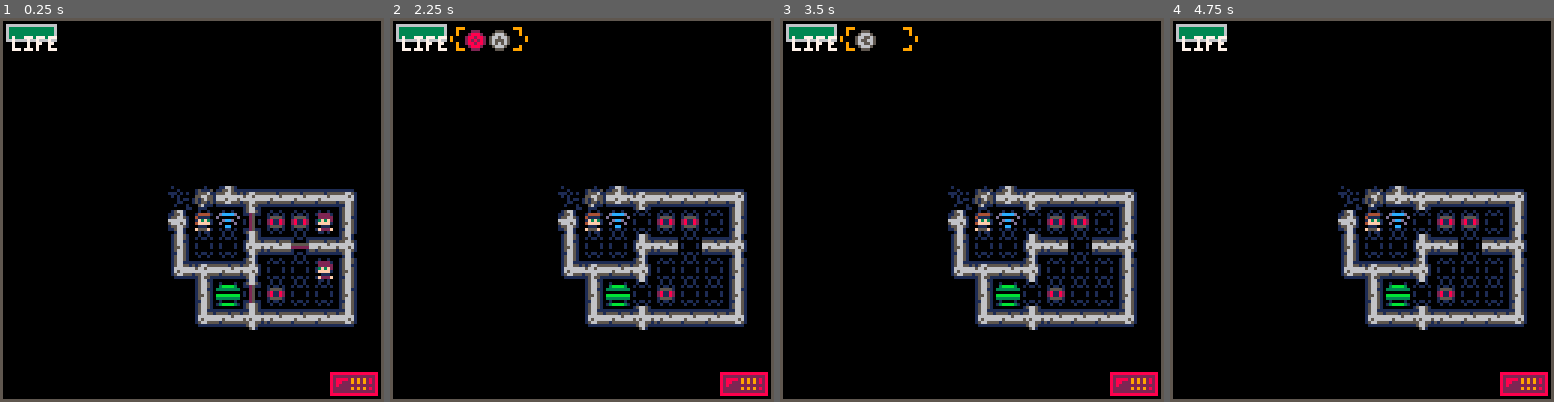
Above: before the commit, frames 1-4 (left to right).
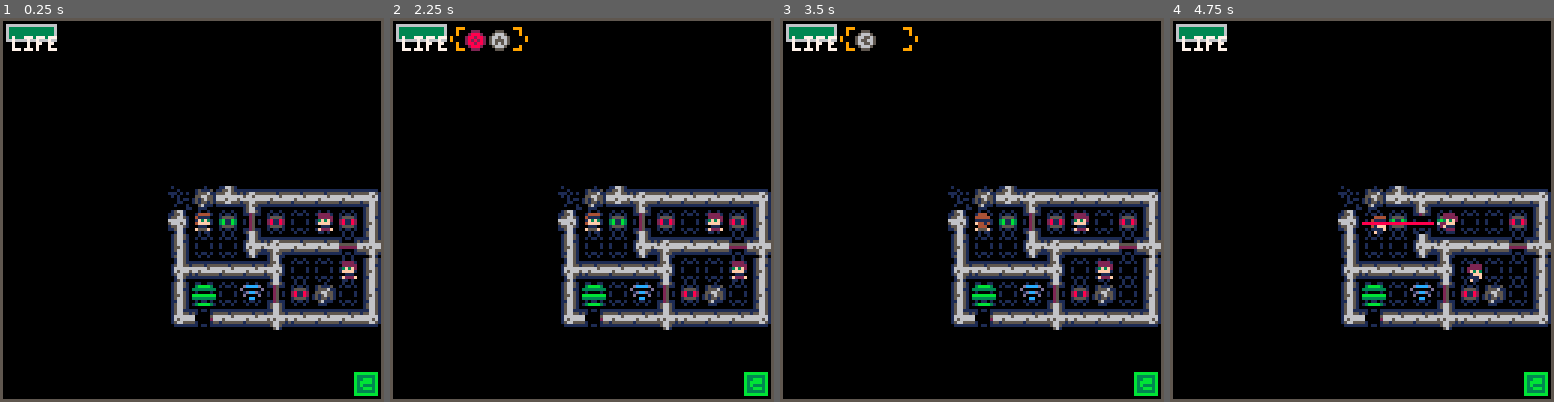
Above: after the commit, the same moments.

Repository: fmd/soldier01
Game: PICO-8 cartridge revelation.p8
The game is run twice, just before and just after one commit, with the same random seed, the same clock (stepped at 60 frames per second) and the same inputs.
Inputs:
- Up to frame 1 (0.25 s): no input
- Up to frame 2 (2.25 s): tap X (X key) at 0.33, 1.07, 1.85 s; tap O (Z key) at 0.7, 1.7, 2.1 s; hold Right 1.6-2.1 s; hold Up from 2.15 s (still down)
- Up to frame 3 (3.5 s): release Up at 2.42 s; hold Right 2.47-3.03 s; tap O (Z key) at 2.5, 2.9, 3.3 s; tap X (X key) at 2.97 s; hold Left from 3.08 s (still down)
- Up to frame 4 (4.75 s): release Left at 3.58 s; hold Down 3.63-3.97 s; tap O (Z key) at 3.7, 4.1, 4.5 s; hold Right 4.02-4.68 s; tap X (X key) at 4.08 s; hold Up from 4.73 s (still down)

The runs differ from the first frame. In frame 1, 8.1% of the frame differs, in the area x 44-100%, y 44-99%; in frame 2, 8.2%; in frame 3, 8.4%; in frame 4, 8.6%.

Commit message:
add throwing, hands, ui, bugs

Diff:
--- a/revelation.p8
+++ b/revelation.p8
@@ -3,9 +3,11 @@
 __lua__
 -- debug values to reset on release
 starting_level = 1
-inventory = { socom = 4,
+inventory = { socom = -1,
               c4 = -1 }
-equipped = "socom"
+inventory_max = { socom = 4,
+                  c4 = 2 }
+equipped = "hands"
 
 -- load the sprites and that
 sprites = { player = {{17,18,19,20,21,22,23}, -- north (last two=roll/shoot)
@@ -27,21 +29,26 @@
                        door = {{67, 129}, {68, 130}},
                        goal = {135},
                        relay = {132}},
-            items   = {c4 = 133}}
+            items   = {c4 = 133} }
+
+-- we use mset to replace the map while it's in play, so,
+-- we store a list of replaced tiles to put back when the level is reset
+mset_restore = {}
 
 -- palette swap commands and movement function strings for enemy variants
 enemy_variants = {enemy1 = {{"clockwise", {5, 5}}, -- variant 1
                             {"line", {5, 2}} }} -- variant 2
 
--- global variables and that
-pos_map = {{0,1,0,-1}, {-1,0,1,0}} -- for converting a direction to a position change
+-- for converting a direction to a position change
+pos_map = {{0,1,0,-1}, {-1,0,1,0}}
 
 -- level data
 levels = {{11,0,15,6}, {0,0,11,10}} -- xstart, ystart, w, h
+level_items = {{"socom"}, {"c4"}}
 level_enemy_variants = {{2,2}, {2,1,1,1,1}}
 
 -- map runthrough replacements (sprite #, pattern, facing dir)
--- note: facing dir for doors and other items is [0/1] rather than [0/1/2/3]
+-- note: facing dir for doors and other items with only 2 dirs is [0/1] rather than [0/1/2/3]
 map_replace = {{67, "door", 0}, -- closed regular door
                {68, "door", 1},
                {1,  "player",  1}, -- player
@@ -51,7 +58,20 @@
                {192,  "enemy1", 1}, -- enemy1
                {208,  "enemy1", 0},
                {224,  "enemy1", 2},
-               {240,  "enemy1", 3}}
+               {240,  "enemy1", 3},
+               {131, "scanner", false}, -- sprite #, pattern, player_allowed (scanner)
+               {134, "scanner", true},  -- sprite #, pattern, player_allowed (scanner)
+               {132, "relay"}, -- relays have no extra attribs yet
+               {135, "goal"},  -- goals have no extra attribs yet
+               {133, "item"}} -- the item type is taken from the level_items variable
+
+function restore_map()
+  for m in all(mset_restore) do
+    mset(m.x + levels[level][1], m.y + levels[level][2], m.t)
+  end
+
+  mset_restore = {}
+end
 
 function reset_level()
   turn = 0
@@ -67,12 +87,12 @@
 function init_level_from_map(lv)
   actor_count = 0
   enemy_count = 0
+  item_count = 0
 
   if (inventory["socom"] > -1) inventory["socom"] = 4
   if (inventory["c4"] > -1) inventory["c4"] = 2
 
   actors = {}
-
   scanners = {}
   relays = {}
   doors = {}
@@ -85,15 +105,34 @@
       for m in all(map_replace) do
         if (lmapget(x,y) == m[1]) then
           mset(x + levels[lv][1], y + levels[lv][2], 128) -- 128 is empty tile
+          add(mset_restore, {x = x, y = y, t = m[1]})
           if (m[2] == "door") add_door(m, x, y)
           if (m[2] == "enemy1") add_enemy1(m, x, y)
           if (m[2] == "player") add_player(m, x, y)
+          if (m[2] == "scanner") add_scanner(m, x, y)
+          if (m[2] == "relay") add_relay(m, x, y)
+          if (m[2] == "goal") add_goal(m, x, y)
         end
       end
     end
   end
-
-  -- add_player(map_replace[3], 1, 2)
+end
+
+function add_item(m, x, y)
+  item_count += 1
+  add(items, {pattern = level_items[level][item_count], pos = {x = x, y = y}})
+end
+
+function add_goal(m, x, y)
+  add(goals, {pattern = "goal", pos = {x = x, y = y}})
+end
+
+function add_relay(m, x, y)
+  add(relays, {pattern = "relay", pos = {x = x, y = y}})
+end
+
+function add_scanner(m, x, y)
+  add(scanners, {pattern = "scanner", pos = {x = x, y = y}, player_allowed = m[3]})
 end
 
 function add_door(m, x, y)
@@ -114,59 +153,14 @@
   player = a
 end
 
--- function init_actors()
---   actors = {}
---   scanners = {}
---   relays = {}
---   doors = {}
---   goals = {}
---   items = {}
---   if (level == 1) then
---     actors = {{id = 1, pattern = "player", facing = 1, pos = {x = 1, y = 2}, life = 3, max_life = 3, death_frames = 0, hurt_frames = 0, attack_frames = 0, blood_prints = 0, stunned_turns = 0, act = {a = 0x00, d = -1}},
---               {id = 2, pattern = "enemy1", facing = 1, variant = 2, pos = {x = 5, y = 1}, life = 1, death_frames = 0, hurt_frames = 0, attack_frames = 0, blood_prints = 0, stunned_turns = 0, act = {a = 0x00, d = -1}},
---               {id = 3, pattern = "enemy1", facing = 0, variant = 2, pos = {x = 4, y = 3}, life = 1, death_frames = 0, hurt_frames = 0, attack_frames = 0, blood_prints = 0, stunned_turns = 0, act = {a = 0x00, d = -1}}}
---     relays = {{pattern = "relay", pos = {x = 2, y = 1}}}
---     scanners = {{pattern = "scanner", pos = {x = 4, y = 1}, player_allowed = false}}
---     doors = {{pattern = "door", facing = 1, open = 0, open_turns = 0, pos = {x = 3,y = 1}}}
---     goals = {{pattern = "goal", pos = {x = 2, y = 4}}}
---   end
---
---   if (level == 2) then
---     actors = {{id = 1, pattern = "player", facing = 1, variant = 1, pos = {x = 1, y = 1}, life = 3, max_life = 3, death_frames = 0, hurt_frames = 0, attack_frames = 0, blood_prints = 0, stunned_turns = 0, act = {a = 0x00, d = -1}},
---               {id = 2, pattern = "enemy1", facing = 1, variant = 1, pos = {x = 5, y = 1}, life = 1, death_frames = 0, hurt_frames = 0, attack_frames = 0, blood_prints = 0, stunned_turns = 0, act = {a = 0x00, d = -1}},
---               {id = 3, pattern = "enemy1", facing = 2, variant = 1, pos = {x = 9, y = 1}, life = 1, death_frames = 0, hurt_frames = 0, attack_frames = 0, blood_prints = 0, stunned_turns = 0, act = {a = 0x00, d = -1}},
---               {id = 4, pattern = "enemy1", facing = 3, variant = 1, pos = {x = 9, y = 5}, life = 1, death_frames = 0, hurt_frames = 0, attack_frames = 0, blood_prints = 0, stunned_turns = 0, act = {a = 0x00, d = -1}},
---               {id = 5, pattern = "enemy1", facing = 0, variant = 1, pos = {x = 5, y = 5}, life = 1, death_frames = 0, hurt_frames = 0, attack_frames = 0, blood_prints = 0, stunned_turns = 0, act = {a = 0x00, d = -1}},
---               {id = 6, pattern = "enemy1", facing = 0, variant = 2, pos = {x = 3, y = 7}, life = 1, death_frames = 0, hurt_frames = 0, attack_frames = 0, blood_prints = 0, stunned_turns = 0, act = {a = 0x00, d = -1}}}
---
---     scanners = {{pattern = "scanner", pos = {x = 1, y = 3}, player_allowed = false},
---                {pattern = "scanner", pos = {x = 5, y = 3}, player_allowed = false},
---                {pattern = "scanner", pos = {x = 3, y = 6}, player_allowed = false},
---                {pattern = "scanner", pos = {x = 7, y = 6}, player_allowed = false},
---                {pattern = "scanner", pos = {x = 1, y = 7}, player_allowed = true}}
---
---     doors =    {{pattern = "door", pos = {x = 1, y = 4}, facing = 2, open = 0, open_turns = 0},
---                {pattern = "door", pos = {x = 4, y = 3}, facing = 1, open = 0, open_turns = 0},
---                {pattern = "door", pos = {x = 4, y = 6}, facing = 1, open = 0, open_turns = 0},
---                {pattern = "door", pos = {x = 7, y = 7}, facing = 2, open = 0, open_turns = 0},
---                {pattern = "door", pos = {x = 2, y = 7}, facing = 1, open = 0, open_turns = 0}}
---
---     items = {{pattern = "c4", pos = {x = 1, y = 5}}}
---     relays = {{pattern = "relay", pos = {x = 1, y = 2}}}
---     goals = {{pattern = "goal", pos = {x = 7, y = 8}}}
---   end
---
---   prints = {}
---
---   player = actors[1]
--- end
-
 function _init()
   load_level(starting_level)
 end
 
 function load_level(lv)
+  restore_map()
   level = lv
+
   reset_level()
   init_level_from_map(lv)
 
@@ -237,7 +231,7 @@
   if (movement_type == "line") then
     if (apos.x == actor.pos.x and apos.y == actor.pos.y) do
       actor.facing += 2
-      if (actor.facing > 3) actor.facing = 4 - actor.facing
+      if (actor.facing > 3) actor.facing = abs(4 - actor.facing)
       actor.act.d = actor.facing
     end
   end
@@ -258,7 +252,7 @@
     if (ha and ha.id != actor.id) actor.stunned_turns = 1; return
   end
 
-  -- if we find blood prints, follow. else, go clockwise.
+  -- if we find blood prints, follow. else, follow variant movement pattern
   actor.act.d = actor.facing
   printed = print_on_tile(actor)
   if (printed) then
@@ -317,6 +311,8 @@
 function end_actors_turns()
   -- todo: different acts have different patterns
   -- perform all moves first so shots line up
+  -- todo: player should attempt throw first thing.  `or (actor.id == player.id and equipped == "hands" and actor.act.a == )`
+
   for actor in all(actors) do
     if (actor.act.a == 0x00) perform_act(actor)
   end
@@ -340,8 +336,11 @@
 
   act_dir = to_pos(actor.act.d)
   test_point = {x = actor.pos.x + act_dir.x, y = actor.pos.y + act_dir.y}
-  if (actor.act.a != 0x00 or is_wall(test_point)) return actor_point
-
+  if (is_wall(test_point)) return actor_point
+
+  -- todo: other future moves may do not move the player. consider refactoring all actions.
+  if (actor.id == player.id and actor.act.a == 0x01 and equipped != "hands") return actor_point
+  if (actor.id != player.id and actor.act.a != 0x00) return actor_point
   return test_point
 end
 
@@ -466,24 +465,42 @@
   return false
 end
 
-function attempt_melee(actor)
+function attempt_melee(actor, throw)
   attack_point = act_pos(actor)
   h = has_actor(attack_point, "player")
   w = will_have_actor(attack_point, "player")
   if (h) then
     moving_out_point = act_pos(h)
-    if (moving_out_point.x == attack_point.x and moving_out_point.y == attack_point.y) stun_actor(h)
-    return
-  end
+    if (moving_out_point.x == attack_point.x and moving_out_point.y == attack_point.y) then
+      if (not throw) then
+        stun_actor(h, 3)
+      else
+        stun_actor(h, 6)
+      end
+
+      return h
+    end
+
+    return nil
+  end
+
   if (w) then
-    stun_actor(w)
-  end
+    if (not throw) then
+      stun_actor(w, 3)
+    else
+      stun_actor(w, 6)
+    end
+
+    return w
+  end
+
+  return nil
 end
 
 function attempt_move(actor)
   attempt_blood_prints(actor)
   -- todo: characters other than player can melee
-  if (actor.pattern == "player") attempt_melee(actor)
+  if (actor.pattern == "player") attempt_melee(actor, false)
   actor.pos = act_pos(actor)
 end
 
@@ -504,8 +521,8 @@
   return collected
 end
 
-function stun_actor(actor)
-  actor.stunned_turns = 3
+function stun_actor(actor, turns)
+  actor.stunned_turns = turns
 end
 
 function hurt_actor(actor)
@@ -518,12 +535,34 @@
   end
 end
 
-function attempt_shot(actor)
-  if (actor == player) then
+function attempt_action(player)
+  if (equipped == "socom") then
     if (inventory["socom"] <= 0) return
     inventory["socom"] -= 1
-  end
-
+    attempt_shot(player)
+    return
+  end
+
+  if (equipped == "c4") then
+    if (inventory["c4"] <= 0) return
+    inventory["c4"] -= 1
+
+    attempt_c4(player)
+    return
+  end
+
+  a = attempt_melee(player, true)
+  tx = player.pos.x
+  ty = player.pos.y
+  player.pos = act_pos(player)
+  if (a) a.pos = { x = tx, y = ty }
+end
+
+function attempt_c4(actor)
+
+end
+
+function attempt_shot(actor)
   for i, tile in pairs(collect_tile_line(actor)) do
     for j, a in pairs(actors) do
       if (actor != a and a.pos.x == tile.x and a.pos.y == tile.y) hurt_actor(a)
@@ -536,7 +575,11 @@
     attempt_move(actor)
   else
     if (actor.act.a == 0x01) then
-      attempt_shot(actor)
+      if (actor.id == player.id) then
+        attempt_action(actor)
+      else
+        attempt_shot(actor)
+      end
     end
   end
 end
@@ -545,8 +588,7 @@
   for g in all(goals) do
     for a in all(actors) do
       if (a.pos.x == g.pos.x and a.pos.y == g.pos.y and a.life > 0 and a.pattern == "player") then
-        level += 1
-        load_level(level)
+        load_level(level + 1)
         return true
       end
     end
@@ -590,6 +632,7 @@
   end_actors_turns()
   tick_closing_doors()
   open_doors_near(active_scanners())
+  pick_up_items()
   check_goals()
 
   player_action = {a = 0x00, d = -1}
@@ -617,6 +660,15 @@
   update_idle()
 end
 
+function pick_up_items()
+  for i in all(items) do
+    if (player.pos.x == i.pos.x and player.pos.y == i.pos.y) then
+      inventory[i.pattern] = inventory_max[i.pattern]
+      equipped = i.pattern
+    end
+  end
+end
+
 function pos_equal(pos1, pos2)
  return (pos1.x == pos2.x and pos1.y == pos2.y)
 end
@@ -649,7 +701,7 @@
   end
 
   if (turn_start != nil) then
-    if (actor.act.a != 0x00) return sprites[actor.pattern][actor.facing+1][7]
+    if (actor.act.a != 0x00 and (actor.id != player.id or equipped == "socom")) return sprites[actor.pattern][actor.facing+1][7]
     if (actor.act.d > -1) return sprites[actor.pattern][actor.facing+1][frame+1]
   end
 
@@ -741,6 +793,15 @@
   end
 end
 
+function draw_c4()
+  spr(157, 110, 118)
+  spr(158, 118, 118)
+end
+
+function draw_hands()
+  spr(139, 118, 118)
+end
+
 function draw_socom_bullet(x,y,c)
   pset(x,y,c)
   pset(x,y+1,c)
@@ -775,6 +836,8 @@
 
   -- draw item use. todo -- make it real and actually work
   if (equipped == "socom") draw_socom()
+  if (equipped == "hands") draw_hands()
+  if (equipped == "c4") draw_c4()
 
   -- nice little window border
   rect(0,0,127,127,5)
@@ -792,7 +855,6 @@
   draw_lasers()
   camera(0, 0)
   draw_ui()
-  -- print(turn .. "t" .. frame .. "f" .. player_action.d .. "d " .. player_action.a .. "a", 0, 5, 11)
 end
 __gfx__
 00000000000000000000000000000000000000000000000000000000000000000000010080000000080000000000000000000000000000000000000000000000
@@ -859,14 +921,14 @@
 01566510015661101115555515566510555551110000000000000000000000000000000000000000000000000000000000000000000000000000000000000000
 01166510011551100111111111566100111111100000000000000000000000000000000000000000000000000000000000000000000000000000000000000000
 01566510001111000000000000166100000000000000000000000000000000000000000000000000000000000000000000000000000000000000000000000000
-00100100015665100000000000100100001001000000000000100100010000100010010000000000000000000000000000000000666666666666666600000000
-010110100112511011011011010110100dccccd0000000000101101003bbbb300116515000000000000000000000000000000000611000111000111600000000
-00000000000000005100001501555510d000000d000000000155551033333333016115100000000000000000000000000000000061b308218208211600000000
-0100001001000010600000560281182000dccd000055850003b11b30000000000058810000000000000000000000000000000000601110001110001600000000
-010000100100001060000026028118200d0000d00000000003b11b30bbbbbbbb0018850000000000000000000000000000000000608218208218200600000000
-00000000000000005100001501555510000cc0000055b50001555510333333330151161000000000000000000000000000000000600011100011100600000000
-0101101001000010110110110101101001011010005555000101101001000010051561100000000000000000000000000000000061b9c8110001110600000000
-0010010001000010000000000010010000100100000000000010010013bbbb310010010000000000000000000000000000000000666666666666666600000000
+0010010001566510000000000010010000100100000000000010010001000010001001000000000000000000bbbbbbbb00000000666666666666666600000000
+010110100112511011011011010110100dccccd0000000000101101003bbbb30011651500000000000000000b333333b00000000611000111000111600000000
+00000000000000005100001501555510d000000d000000000155551033333333016115100000000000000000b33bbb3b0000000061b308218208211600000000
+0100001001000010600000560281182000dccd000055850003b11b3000000000005881000000000000000000b3bbbb3b00000000601110001110001600000000
+010000100100001060000026028118200d0000d00000000003b11b30bbbbbbbb001885000000000000000000b3b3333b00000000608218208218200600000000
+00000000000000005100001501555510000cc0000055b5000155551033333333015116100000000000000000b33bbb3b00000000600011100011100600000000
+0101101001000010110110110101101001011010005555000101101001000010051561100000000000000000b333333b0000000061b9c8110001110600000000
+0010010001000010000000000010010000100100000000000010010013bbbb31001001000000000000000000bbbbbbbb00000000666666666666666600000000
 00000000000000000000000000000000000000000000000000100100000000000000000000000000000000008888888888888888bbbbbbbbbbbbbbbb00000000
 00000000000000000000000000000000000000000000000000000000000000000000000000000000000000008222222222222228b33333333333333b00000000
 00000000000000000000000000000000000000000000000000000000000000000000000000000000000000008288882929292828b3bbbb333993883b00000000
@@ -924,25 +986,25 @@
 00f555f000f111000005510000005550000000000000000000000000000000000000000000000000000000000000000000000000000000000000000000000000
 0001010000011f000010000000001010000000000000000000000000000000000000000000000000000000000000000000000000000000000000000000000000
 __map__
-4061424640616161616142645452416161614200000000ff0000000000000000000000000000000000000000000000000000000000000000000000000000000000000000000000000000000000000000000000000000000000000000000000000000000000000000000000000000000000000000000000000000000000000000
-5021636173808080808050730184438383f0500000000000ff00000000000000000000000000000000000000000000000000000000000000000000000000000000000000000000000000000000000000000000000000000000000000000000000000000000000000000000000000000000000000000000000000000000000000
-508081805080535353805050808063614461730000000000ff00000000000000000000000000000000000000000000000000000000000000000000000000000000000000000000000000000000000000000000000000000000000000000000000000000000000000000000000000000000000000000000000000000000000000
-5080508081808080538050604161738080f0500000000000ffff000000000000000000000000000000000000000000000000000000000000000000000000000000000000000000000000000000000000000000000000000000000000000000000000000000000000000000000000000000000000000000000000000000000000
-6382738050805380538050895087438380805000000000000000000000000000000000000000000000000000000000000000000000000000000000000000000000000000000000000000000000000000000000000000000000000000000000000000000000000000000000000000000000000000000000000000000000000000
-5080508050808080808050466061516161616200000000000000000000000000000000000000000000000000000000000000000000000000000000000000000000000000000000000000000000000000000000000000000000000000000000000000000000000000000000000000000000000000000000000000000000000000
-5080508081807080406162898989890000000000000000000000000000000000000000000000000000000000000000000000000000000000000000000000000000000000000000000000000000000000000000000000000000000000000000000000000000000000000000000000000000000000000000000000000000000000
-5080818063455182738989898989890000000000000000000000000000000000000000000000000000000000000000000000000000000000000000000000000000000000000000000000000000000000000000000000000000000000000000000000000000000000000000000000000000000000000000000000000000000000
-606152617380508050ffbfbf0000000000000000000000000000000000000000000000000000000000000000000000000000000000000000000000000000000000000000000000000000000000000000000000000000000000000000000000000000000000000000000000000000000000000000000000000000000000000000
-00000000606152616200bfbf0000000000000000000000000000000000000000000000000000000000000000000000000000000000000000000000000000000000000000000000000000000000000000000000000000000000000000000000000000000000000000000000000000000000000000000000000000000000000000
-4061616161614161616161420000000000000000000000000000000000000000000000000000000000000000000000000000000000000000000000000000000000000000000000000000000000000000000000000000000000000000000000000000000000000000000000000000000000000000000000000000000000000000
-5080535380808080535380500000000000000000000000000000000000000000000000000000000000000000000000000000000000000000000000000000000000000000000000000000000000000000000000000000000000000000000000000000000000000000000000000000000000000000000000000000000000000000
-5080808080535380535380500000000000000000000000000000000000000000000000000000000000000000000000000000000000000000000000000000000000000000000000000000000000000000000000000000000000000000000000000000000000000000000000000000000000000000000000000000000000000000
-6380535380535380808080500000000000000000000000000000000000000000000000000000000000000000000000000000000000000000000000000000000000000000000000000000000000000000000000000000000000000000000000000000000000000000000000000000000000000000000000000000000000000000
-5080535380535380808080500000000000000000000000000000000000000000000000000000000000000000000000000000000000000000000000000000000000000000000000000000000000000000000000000000000000000000000000000000000000000000000000000000000000000000000000000000000000000000
-5080808080808080535380500000000000000000000000000000000000000000000000000000000000000000000000000000000000000000000000000000000000000000000000000000000000000000000000000000000000000000000000000000000000000000000000000000000000000000000000000000000000000000
-6061616161615261616161620000000000000000000000000000000000000000000000000000000000000000000000000000000000000000000000000000000000000000000000000000000000000000000000000000000000000000000000000000000000000000000000000000000000000000000000000000000000000000
-…(5 lines of a section not shown)…
+4082424640616161616142645452416161616142000000ff0000000000000000000000000000000000000000000000000000000000000000000000000000000000000000000000000000000000000000000000000000000000000000000000000000000000000000000000000000000000000000000000000000000000000000
+5021636173c0808080e050730186438380f0835000000000ff00000000000000000000000000000000000000000000000000000000000000000000000000000000000000000000000000000000000000000000000000000000000000000000000000000000000000000000000000000000000000000000000000000000000000
+508643805080535353805050808063416161445100000000ff00000000000000000000000000000000000000000000000000000000000000000000000000000000000000000000000000000000000000000000000000000000000000000000000000000000000000000000000000000000000000000000000000000000000000
+508350804383808053805063616161738080f05000000000ffff000000000000000000000000000000000000000000000000000000000000000000000000000000000000000000000000000000000000000000000000000000000000000000000000000000000000000000000000000000000000000000000000000000000000
+6344738050805380538050508780844383548550000000000000000000000000000000000000000000000000000000000000000000000000000000000000000000000000000000000000000000000000000000000000000000000000000000000000000000000000000000000000000000000000000000000000000000000000
+5085508050d0808080f050608261615161616162000000000000000000000000000000000000000000000000000000000000000000000000000000000000000000000000000000000000000000000000000000000000000000000000000000000000000000000000000000000000000000000000000000000000000000000000
+5080508343807083406162898989890000000000000000000000000000000000000000000000000000000000000000000000000000000000000000000000000000000000000000000000000000000000000000000000000000000000000000000000000000000000000000000000000000000000000000000000000000000000
+508643d063455144738989898989890000000000000000000000000000000000000000000000000000000000000000000000000000000000000000000000000000000000000000000000000000000000000000000000000000000000000000000000000000000000000000000000000000000000000000000000000000000000
+606152617384508750ffbfbf0000000000000000000000000000000000000000000000000000000000000000000000000000000000000000000000000000000000000000000000000000000000000000000000000000000000000000000000000000000000000000000000000000000000000000000000000000000000000000
+00000000606152826200bfbf0000000000000000000000000000000000000000000000000000000000000000000000000000000000000000000000000000000000000000000000000000000000000000000000000000000000000000000000000000000000000000000000000000000000000000000000000000000000000000
+8989898989898989898989890000000000000000000000000000000000000000000000000000000000000000000000000000000000000000000000000000000000000000000000000000000000000000000000000000000000000000000000000000000000000000000000000000000000000000000000000000000000000000
+8989898989898989898989890000000000000000000000000000000000000000000000000000000000000000000000000000000000000000000000000000000000000000000000000000000000000000000000000000000000000000000000000000000000000000000000000000000000000000000000000000000000000000
+8989898989898989898989890000000000000000000000000000000000000000000000000000000000000000000000000000000000000000000000000000000000000000000000000000000000000000000000000000000000000000000000000000000000000000000000000000000000000000000000000000000000000000
+8989898989898989898989890000000000000000000000000000000000000000000000000000000000000000000000000000000000000000000000000000000000000000000000000000000000000000000000000000000000000000000000000000000000000000000000000000000000000000000000000000000000000000
+8989898989898989898989890000000000000000000000000000000000000000000000000000000000000000000000000000000000000000000000000000000000000000000000000000000000000000000000000000000000000000000000000000000000000000000000000000000000000000000000000000000000000000
+8989898989898989898989890000000000000000000000000000000000000000000000000000000000000000000000000000000000000000000000000000000000000000000000000000000000000000000000000000000000000000000000000000000000000000000000000000000000000000000000000000000000000000
+8989898989898989898989890000000000000000000000000000000000000000000000000000000000000000000000000000000000000000000000000000000000000000000000000000000000000000000000000000000000000000000000000000000000000000000000000000000000000000000000000000000000000000
+…(5 lines of a section not shown)…
